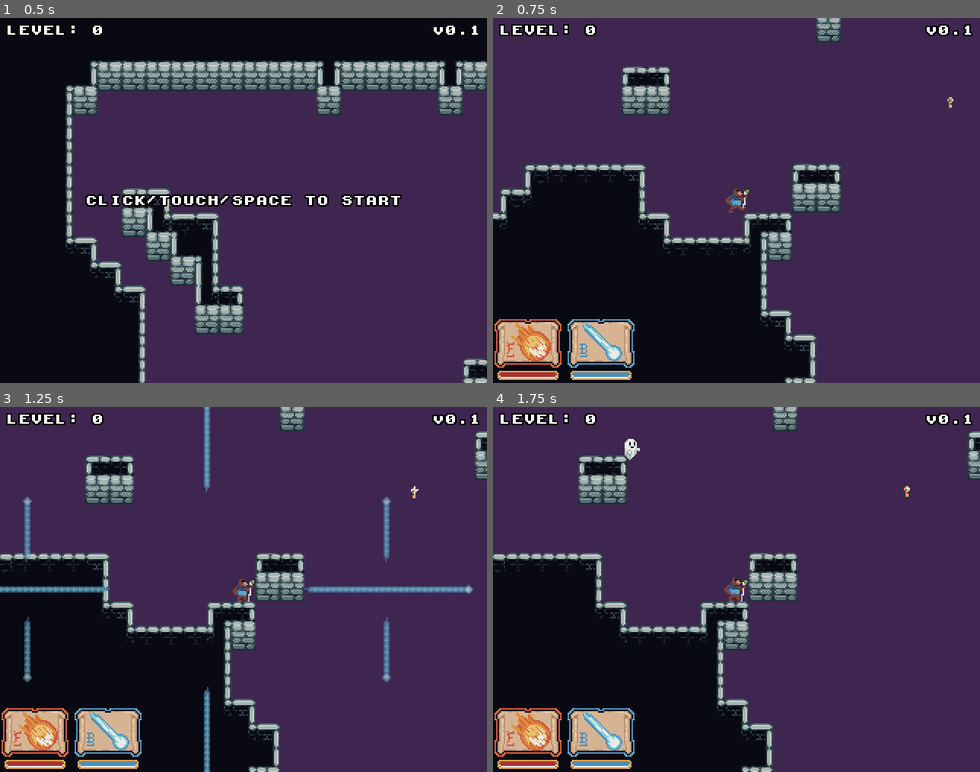
Above: before the commit, frames 1-4 (two rows, left to right).
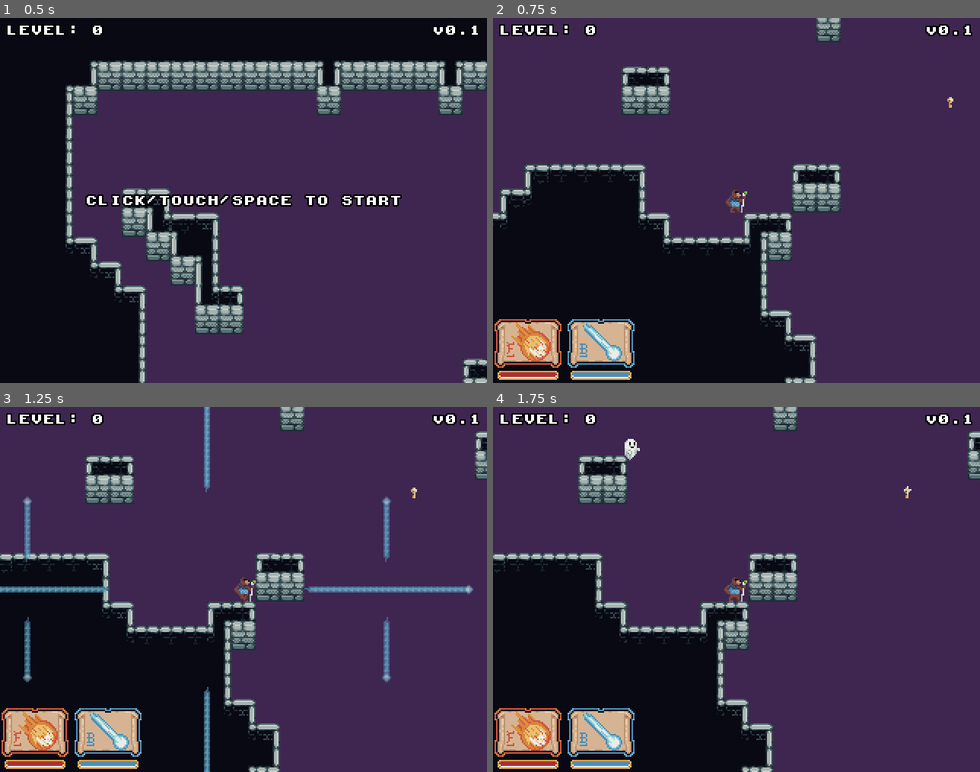
Above: after the commit, the same moments.

Repository: nikolawhallon/ExploreyDungeon
Game: Godot game, scene res://Scenes/Game.tscn
Two runs of this game, one before a commit and one after it. Both use one fixed random seed, a clock stepped at 60 frames per second and the inputs below. Sound files missing from this copy of the repository are replaced by a short silence.
Inputs (mouse positions are in pixels of both pictures, inside the frame that each line leads up to):
- Up to frame 1 (0.5 s): no input
- Up to frame 2 (0.75 s): tap Enter at 0.5 s; move the mouse to (843, 182) at 0.52 s; hold D from 0.53 s (still down); tap F at 0.6 s; click (843, 182) at 0.67 s
- Up to frame 3 (1.25 s): keep holding D; tap Space at 0.77 s; tap B at 0.8 s
- Up to frame 4 (1.75 s): release D at 1.25 s; click (527, 731) at 1.25 s

Frame 1 is identical in both runs. In frame 2, 0.2% of the frame differs, in the area x 47-95%, y 21-54%; in frame 3, 0.2%, in the area x 47-86%, y 21-54%; in frame 4, less than 0.1%.

Commit message:
added sfx

Diff:
--- a/Scenes/BeamScroll.gd
+++ b/Scenes/BeamScroll.gd
@@ -1,4 +1,9 @@
 extends Area2D
+
+var sfx_collected = preload("res://Assets/Sfx/scroll.wav")
+
+func _ready():
+	$AudioStreamPlayer2D.set_volume_db(-12.0)
 
 func destroy():
 	get_tree().queue_delete(self)
@@ -6,4 +11,11 @@
 func _on_BeamScroll_body_entered(body):
 	if body.is_in_group("Player"):
 		body.collected_beam_scroll()
-		destroy()
+		visible = false
+		set_collision_layer_bit(0, false)
+		set_collision_mask_bit(0, false)
+		$AudioStreamPlayer2D.stream = sfx_collected
+		$AudioStreamPlayer2D.play()
+
+func _on_AudioStreamPlayer2D_finished():
+	destroy()
--- a/Scenes/BeamScroll.tscn
+++ b/Scenes/BeamScroll.tscn
@@ -15,4 +15,7 @@
 [node name="CollisionShape2D" type="CollisionShape2D" parent="."]
 shape = SubResource( 1 )
 
+[node name="AudioStreamPlayer2D" type="AudioStreamPlayer2D" parent="."]
+
 [connection signal="body_entered" from="." to="." method="_on_BeamScroll_body_entered"]
+[connection signal="finished" from="AudioStreamPlayer2D" to="." method="_on_AudioStreamPlayer2D_finished"]
--- a/Scenes/FireballScroll.gd
+++ b/Scenes/FireballScroll.gd
@@ -1,4 +1,9 @@
 extends Area2D
+
+var sfx_collected = preload("res://Assets/Sfx/scroll.wav")
+
+func _ready():
+	$AudioStreamPlayer2D.set_volume_db(-12.0)
 
 func destroy():
 	get_tree().queue_delete(self)
@@ -6,4 +11,11 @@
 func _on_FireballScroll_body_entered(body):
 	if body.is_in_group("Player"):
 		body.collected_fireball_scroll()
-		destroy()
+		visible = false
+		set_collision_layer_bit(0, false)
+		set_collision_mask_bit(0, false)
+		$AudioStreamPlayer2D.stream = sfx_collected
+		$AudioStreamPlayer2D.play()
+
+func _on_AudioStreamPlayer2D_finished():
+	destroy()
--- a/Scenes/FireballScroll.tscn
+++ b/Scenes/FireballScroll.tscn
@@ -15,4 +15,7 @@
 [node name="CollisionShape2D" type="CollisionShape2D" parent="."]
 shape = SubResource( 1 )
 
+[node name="AudioStreamPlayer2D" type="AudioStreamPlayer2D" parent="."]
+
 [connection signal="body_entered" from="." to="." method="_on_FireballScroll_body_entered"]
+[connection signal="finished" from="AudioStreamPlayer2D" to="." method="_on_AudioStreamPlayer2D_finished"]
--- a/Scenes/Ghost.gd
+++ b/Scenes/Ghost.gd
@@ -1,4 +1,6 @@
 extends Area2D
+
+var sfx_spawned = preload("res://Assets/Sfx/ghost.wav")
 
 export var speed = 10
 var destination = Vector2(320, 240)
@@ -6,9 +8,14 @@
 var rng = RandomNumberGenerator.new()
 
 func _ready():
+	$AudioStreamPlayer2D.set_volume_db(-48.0)
+
 	rng.randomize()
 
 	$AnimatedSprite.speed_scale = rng.randf_range(0.8, 1.2)
+
+	$AudioStreamPlayer2D.stream = sfx_spawned
+	$AudioStreamPlayer2D.play()
 
 func _physics_process(delta):
 	var velocity = (destination - position).normalized() * speed
--- a/Scenes/Ghost.tscn
+++ b/Scenes/Ghost.tscn
@@ -27,4 +27,6 @@
 frame = 1
 playing = true
 
+[node name="AudioStreamPlayer2D" type="AudioStreamPlayer2D" parent="."]
+
 [connection signal="body_entered" from="." to="." method="_on_Ghost_body_entered"]
--- a/Scenes/Key.gd
+++ b/Scenes/Key.gd
@@ -1,4 +1,9 @@
 extends Area2D
+
+var sfx_collected = preload("res://Assets/Sfx/key.wav")
+
+func _ready():
+	$AudioStreamPlayer2D.set_volume_db(-12.0)
 
 func destroy():
 	get_tree().queue_delete(self)
@@ -6,4 +11,11 @@
 func _on_Key_body_entered(body):
 	if body.is_in_group("Player"):
 		body.collected_key = true
-		destroy()
+		visible = false
+		set_collision_layer_bit(0, false)
+		set_collision_mask_bit(0, false)
+		$AudioStreamPlayer2D.stream = sfx_collected
+		$AudioStreamPlayer2D.play()
+
+func _on_AudioStreamPlayer2D_finished():
+	destroy()
--- a/Scenes/Key.tscn
+++ b/Scenes/Key.tscn
@@ -25,6 +25,9 @@
 
 [node name="AnimatedSprite" type="AnimatedSprite" parent="."]
 frames = SubResource( 2 )
+frame = 1
 playing = true
 
+[node name="AudioStreamPlayer2D" type="AudioStreamPlayer2D" parent="."]
+
 [connection signal="body_entered" from="." to="." method="_on_Key_body_entered"]
--- a/Scenes/Level.gd
+++ b/Scenes/Level.gd
@@ -127,6 +127,7 @@
 	spawn_fireballs()
 
 func spawn_fireballs():
+	$YSort/Player.play_fireball_sfx()
 	var direction = $YSort/Player.direction
 	spawn_fireball(direction)
 
@@ -152,6 +153,7 @@
 	fireball.direction = direction
 
 func spawn_beams():
+	$YSort/Player.play_beam_sfx()
 	if $YSort/Player.beam_power <= 0:
 		return
 
--- a/Scenes/Player.gd
+++ b/Scenes/Player.gd
@@ -4,7 +4,12 @@
 signal collected_fireball_scroll
 signal collected_beam_scroll
 
+var sfx_fireball = preload("res://Assets/Sfx/fire.wav")
+var sfx_beam = preload("res://Assets/Sfx/beam.wav")
+var sfx_step = preload("res://Assets/Sfx/step_player.wav")
+
 export var speed = 70
+export var paused = false
 var velocity = Vector2(0, 0)
 var direction = Vector2(-1, 0)
 var collected_key = false
@@ -14,13 +19,24 @@
 var fireball_power = 100
 var beam_power = 100
 
+func _ready():
+	$FireballSfx.set_volume_db(-12.0)
+	$BeamSfx.set_volume_db(-12.0)
+	$StepSfx.set_volume_db(-48.0)
+
 func set_destination_direction(click_touch_global_position):
+	if paused:
+		return
+
 	if click_touch_global_position != null:
 		destination_direction = (click_touch_global_position - global_position)
 	else:
 		destination_direction = null
 
 func _physics_process(_delta):
+	if paused:
+		return
+
 	if Input.is_key_pressed(KEY_W):
 		velocity.y = -speed
 	elif Input.is_key_pressed(KEY_S):
@@ -41,6 +57,9 @@
 
 	if velocity != Vector2.ZERO:
 		direction = velocity.normalized()
+		if !$StepSfx.playing:
+			$StepSfx.stream = sfx_step
+			$StepSfx.play()
 
 	if velocity == Vector2.ZERO:
 		$AnimatedSprite.animation = "idle"
@@ -55,13 +74,40 @@
 	var _returned_velocity = move_and_slide(velocity, Vector2(0, 0), false, 4, 0, false)
 
 func was_hit():
+	if paused:
+		return
+
 	emit_signal("was_hit")
 	visible = false
 
 func collected_fireball_scroll():
+	if paused:
+		return
+
 	fireball_power = clamp(fireball_power + 50, 0, 100)
 	emit_signal("collected_fireball_scroll")
 
 func collected_beam_scroll():
+	if paused:
+		return
+
 	beam_power = clamp(beam_power + 50, 0, 100)
 	emit_signal("collected_beam_scroll")
+
+func play_fireball_sfx():
+	if paused:
+		return
+
+	if $FireballSfx.playing:
+		$FireballSfx.stop()
+	$FireballSfx.stream = sfx_fireball
+	$FireballSfx.play()
+
+func play_beam_sfx():
+	if paused:
+		return
+
+	if $BeamSfx.playing:
+		$BeamSfx.stop()
+	$BeamSfx.stream = sfx_beam
+	$BeamSfx.play()
--- a/Scenes/Player.tscn
+++ b/Scenes/Player.tscn
@@ -37,4 +37,11 @@
 [node name="AnimatedSprite" type="AnimatedSprite" parent="."]
 frames = SubResource( 2 )
 animation = "walk"
+frame = 3
 playing = true
+
+[node name="FireballSfx" type="AudioStreamPlayer2D" parent="."]
+
+[node name="BeamSfx" type="AudioStreamPlayer2D" parent="."]
+
+[node name="StepSfx" type="AudioStreamPlayer" parent="."]
--- a/Scenes/Warp.gd
+++ b/Scenes/Warp.gd
@@ -2,7 +2,20 @@
 
 signal entered
 
+var sfx_entered = preload("res://Assets/Sfx/portal_a.wav")
+
+func _ready():
+	$AudioStreamPlayer2D.set_volume_db(-12.0)
+
 func _on_Warp_body_entered(body):
 	if body.is_in_group("Player"):
 		if body.collected_key:
-			emit_signal("entered")
+			set_collision_layer_bit(0, false)
+			set_collision_mask_bit(0, false)
+			body.visible = false
+			body.paused = true
+			$AudioStreamPlayer2D.stream = sfx_entered
+			$AudioStreamPlayer2D.play()
+
+func _on_AudioStreamPlayer2D_finished():
+	emit_signal("entered")
--- a/Scenes/Warp.tscn
+++ b/Scenes/Warp.tscn
@@ -42,8 +42,10 @@
 [node name="LockAnimation" type="AnimatedSprite" parent="."]
 z_index = 1
 frames = SubResource( 3 )
-frame = 2
 playing = true
 offset = Vector2( 0, -16 )
 
+[node name="AudioStreamPlayer2D" type="AudioStreamPlayer2D" parent="."]
+
 [connection signal="body_entered" from="." to="." method="_on_Warp_body_entered"]
+[connection signal="finished" from="AudioStreamPlayer2D" to="." method="_on_AudioStreamPlayer2D_finished"]
Not shown, added: Assets/Sfx/beam.wav.import
Not shown, added: Assets/Sfx/fire.wav.import
Not shown, added: Assets/Sfx/ghost.wav.import
Not shown, added: Assets/Sfx/key.wav.import
Not shown, added: Assets/Sfx/portal_a.wav.import
Not shown, added: Assets/Sfx/portal_b.wav.import
Not shown, added: Assets/Sfx/scroll.wav.import
Not shown, added: Assets/Sfx/step_demon.wav.import
Not shown, added: Assets/Sfx/step_player.wav.import
Not shown, added: Assets/Sfx/EDSFX.lsdprj
Not shown, added: Assets/Sfx/beam.wav
Not shown, added: Assets/Sfx/fire.wav
(and 7 more such lines)
